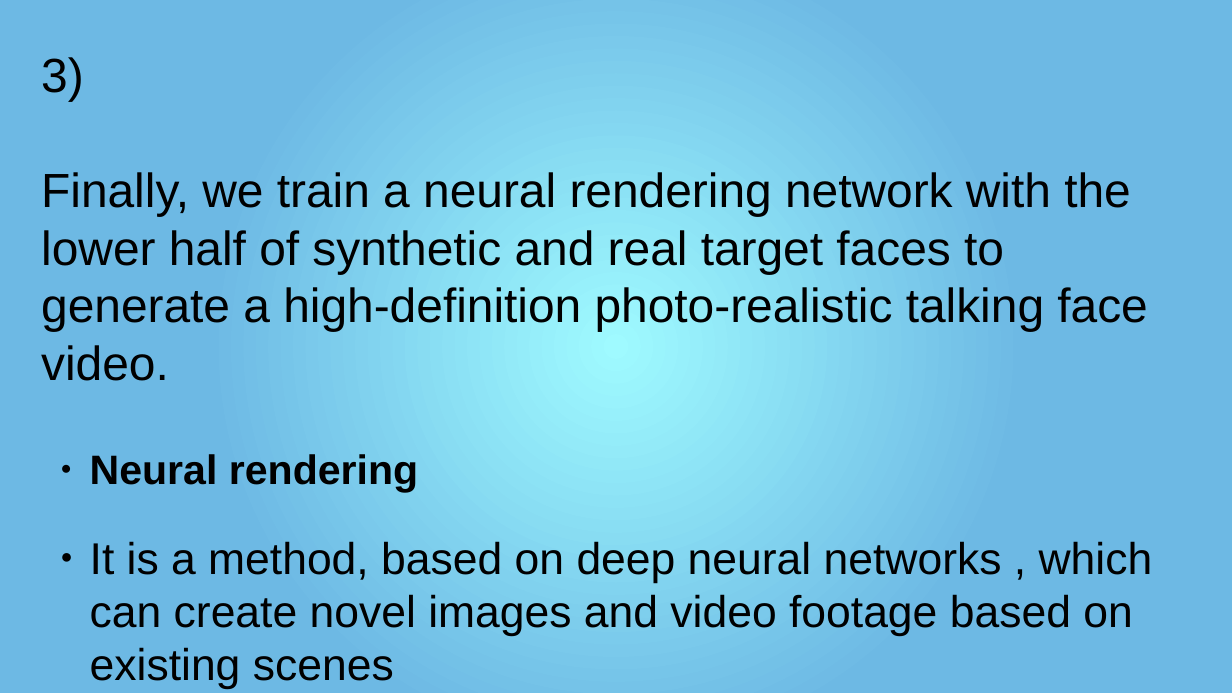
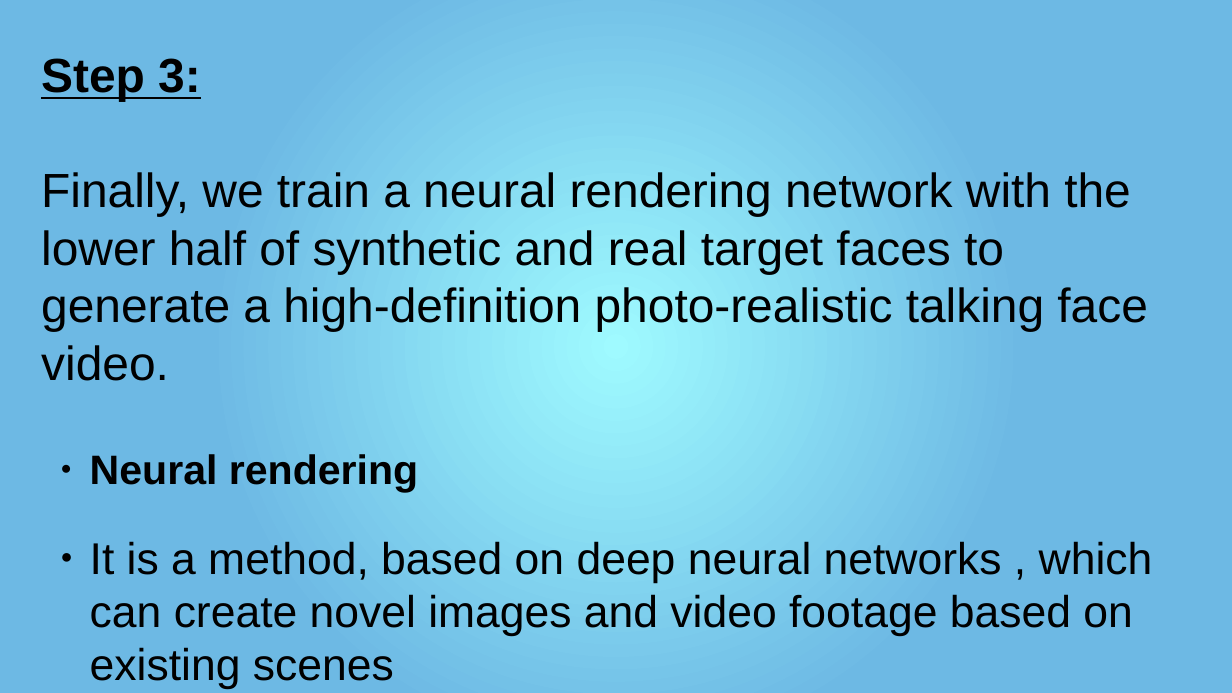
Before and after one commit to mr-speedster/seminar-presentation, a slide deck: slide 18 of Presentation.pptx (slide 11 before the commit). Drawn at 1232x693 pixels with LibreOffice and Linux fonts; fonts in the diff are those of the drawing. Boxes give left, top, right and bottom in pixels: in the first picture for what was removed or moved away, otherwise in the second. Text is boxed around its words. In the diff, an @@ line names an element or a change of style, - is before the commit and + after.

```diff
--- a/Presentation.pptx
+++ b/Presentation.pptx
@@ text at (41, 58, 201, 101): text changed; bold on @@
-3)
+Step 3:
```
Also in this commit, not shown: 9 other slides changed, 15 slides added, 1 slide removed, 1 other file.
